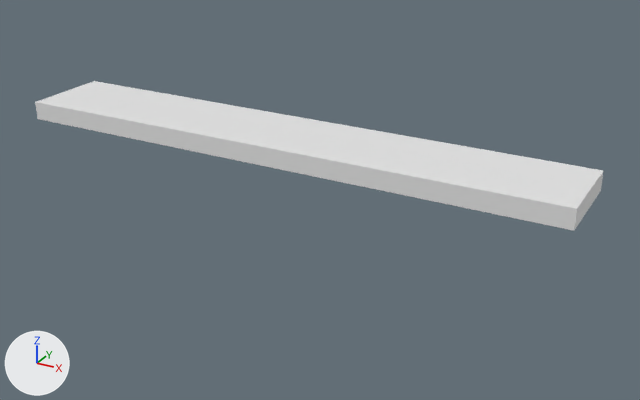
The Blender file kinda advance models/3 story villa/swing seasaw.blend as it was, and as the next commit left it.
Before and after are seen from a camera (50 mm lens) standing at (9.09, -15.2, 6.41) and looking at (0.63, 0.19, -1.28). The axes (+X, +Y, +Z) are drawn at lower left. The lights are the same throughout. The first picture is the older version.
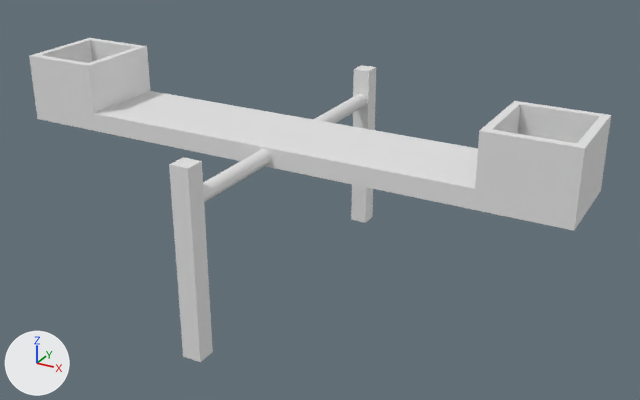
What differs and where, as boxes [x1, y1, x2, y2] in the pictures (640 x 400 px):
'Cube', reshaped (28% taller): before [35, 81, 604, 231]; after [29, 38, 611, 231]
'Cube.001', added: after [169, 65, 376, 362]
'Cylinder', added: after [203, 94, 367, 202]
part 1 of me_cube_001, built on: before [35, 81, 603, 211]; after [29, 38, 611, 211]

The change, as a diff of the scene's bpy script:
```diff
--- a/kinda advance models/3 story villa/swing seasaw.blend.py
+++ b/kinda advance models/3 story villa/swing seasaw.blend.py
@@ me_cube_001 @@
 # used by ob_cube; location = (0.0, 0.0, 0.0)
-me_cube_001.from_pydata(...)  # 8 vertices, 6 faces; spans x -6.27..6.27, y -1.0..1.0, z -0.21..0.21
+me_cube_001.from_pydata(...)  # 106 vertices, 72 faces; spans x -6.27..6.27, y -1.0..1.0, z -0.21..1.3
+# me_cube_001 part 1
+# 4 faces are deleted
+# 46 vertices are added at x -6.11..6.11, y -1.0..1.0, z -0.21..1.3
+# 6 new vertices lie (0.0, 0.0, 1.09) away from vertices in x -6.27..6.27, y -1.0..1.0, z 0.21
+# 6 new vertices lie (1.77, 0.0, 0.0) away from vertices in x -6.27, y -1.0..1.0, z -0.21..1.3
+# 32 new vertices lie (0.0, 2.0, 0.0) away from vertices in x -0.16..0.16, y -1.0, z -0.16..0.16
+# 8 new vertices lie (0.0, 1.66, 0.0) away from vertices in x -6.11..6.11, y -0.83, z 0.21..1.3
+# 38 new faces join them
+# 32 new faces join them, smooth
@@ me_cube @@
+me_cube.from_pydata(...)  # a box spanning x -1.0..1.0, y 16.5..18.5, z -1.0..1.0; a box spanning x -1.0..1.0, y -18.5..-16.5, z -1.0..1.0
@@ me_cylinder @@
+me_cylinder.from_pydata(...)  # a 32-sided cylinder along z spanning x -1.0..1.0, y -1.0..1.0, z -1.0..1.0
+me_cylinder.polygons.foreach_set('use_smooth', [True] * 34)
@@ ob_cube_001 @@
+ob_cube_001 = bpy.data.objects.new('Cube.001', me_cube)
+ob_cube_001.location = (0.0, 0.0, -1.24)
+ob_cube_001.scale = (-0.204, -0.204, -1.99)
@@ ob_cylinder @@
+ob_cylinder = bpy.data.objects.new('Cylinder', me_cylinder)
+ob_cylinder.location = (0.0, 0.0, 0.0)
+ob_cylinder.rotation_euler = (1.571, 0.0, 0.0)  # degrees (90, 0, 0)
+ob_cylinder.scale = (0.162, 0.162, 3.64)
```
